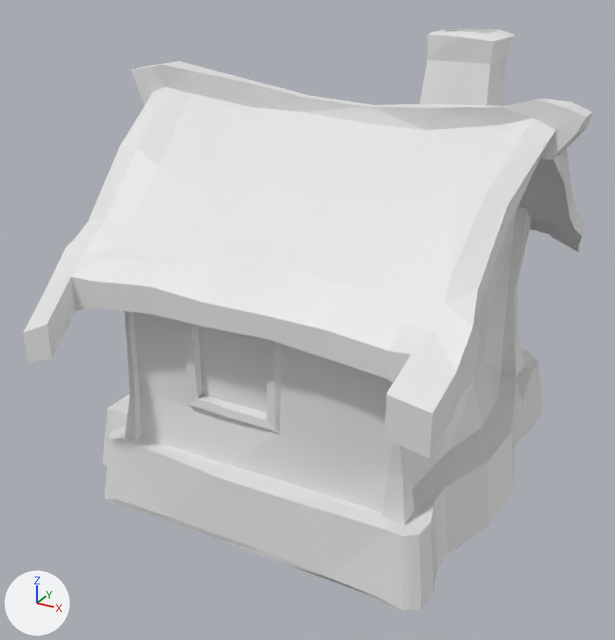
A saved change to the glTF model client/assets/models/buildings/cottage.glb.
One viewpoint serves both versions: a camera (50 mm lens) standing at (5.81, -11.48, 7.72) and looking at (-0.3, -0.36, 2.16). Every picture has the same lights, and +X, +Y and +Z are marked at lower left. Vertices at the same position are counted once.
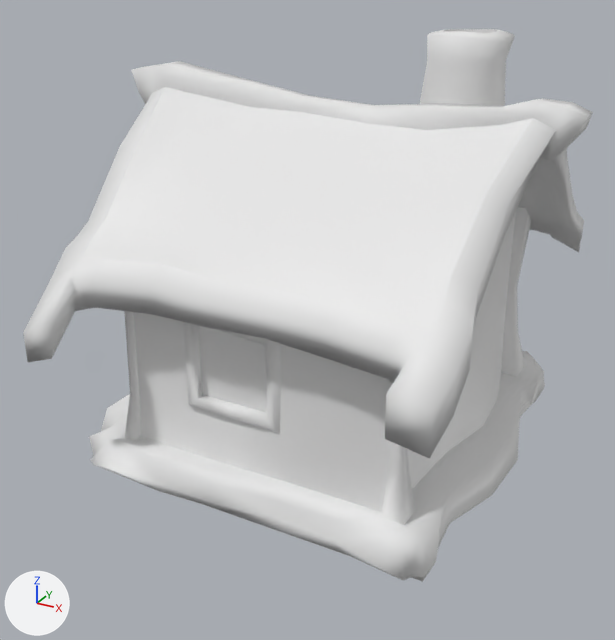
The edits, one by one:
me_cube_001 is used by ob_cube; location (0.0, 0.0, 0.0).
me_cube_001 had 738 vertices, 1472 faces and spanned x -3.76..3.64, y -3.68..4.08, z -0.55..6.58.
me_cube_001 now has 738 vertices, 1472 faces and spans x -3.76..3.64, y -3.68..4.08, z -0.37..6.58.
me_cube_001 part 1: 125 of 738 vertices moved; they spanned x -3.51..3.11, y -2.94..3.67, z -0.55..0.61 and now span x -3.51..3.11, y -3.09..3.67, z -0.37..0.59; mean shift (0.03, 0.0, 0.33); largest move (-2.73, -2.48, -0.54) -> (-3.12, -2.66, 0.36).
me_cube_001 part 2: 1391 of the faces centred in x -3.69..3.62, y -3.68..4.04, z -0.55..6.55 are now shaded smooth.

What differs and where, as boxes (x1, y1, x2, y2) in the pictures (615 x 640 px; the box of a moved part takes in the faces that stretch with it):
'Cube', reshaped, shading changed: before (23, 29, 593, 611); after (23, 29, 593, 582)
part 1 of me_cube_001, moved or reshaped: before (103, 349, 542, 611); after (89, 351, 545, 582)
part 2 of me_cube_001, shading changed: (23, 29, 593, 536) in both
